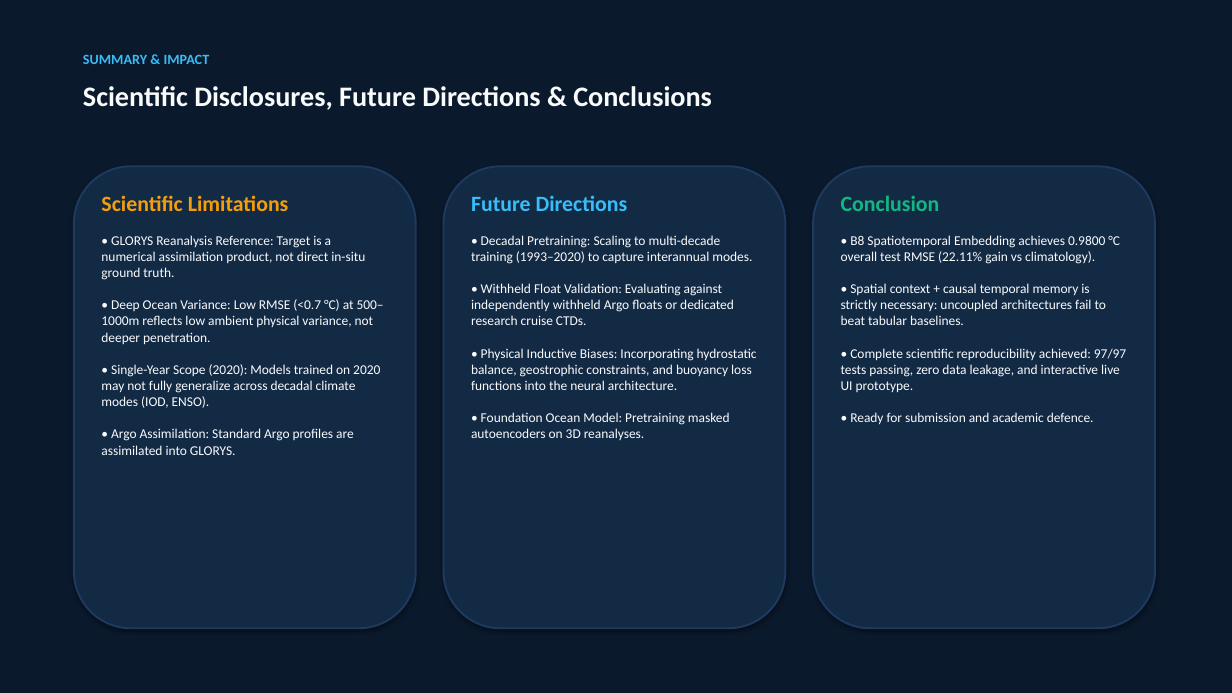
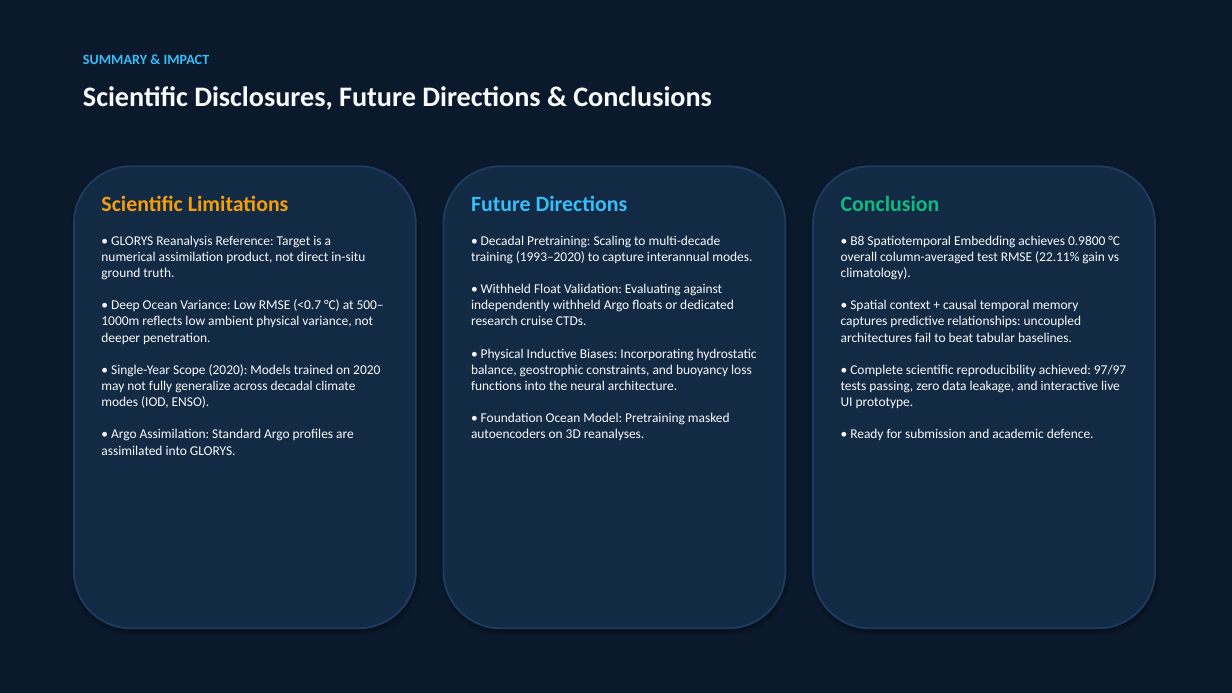
Before and after one commit to neeravjain91-jpg/-Satellite-Embedding, a slide deck: slide 11 of submission/Final_Project_Presentation.pptx. Drawn at 1232x693 pixels with LibreOffice and Linux fonts; fonts in the diff are those of the drawing. Boxes give left, top, right and bottom in pixels: in the first picture for what was removed or moved away, otherwise in the second. Text is boxed around its words. In the diff, an @@ line names an element or a change of style, - is before the commit and + after.

Commit message:
docs: align submission artifacts with authoritative protocol, temporal splits, B2 alpha, and B8 architecture

```diff
--- a/submission/Final_Project_Presentation.pptx
+++ b/submission/Final_Project_Presentation.pptx
@@ text at (x1=841, y1=235, x2=1126, y2=440): text changed @@
-• B8 Spatiotemporal Embedding achieves 0.9800 °C overall test RMSE (22.11% gain vs climatology).
-• Spatial context + causal temporal memory is strictly necessary: uncoupled architectures fail to beat tabular baselines.
-• Complete scientific reproducibility achieved: 97/97 tests passing, zero data leakage, and interactive live UI prototype.
-• Ready for submission and academic defence.
+• B8 Spatiotemporal Embedding achieves 0.9800 °C overall column-averaged test RMSE (22.11% gain vs climatology).
+• Spatial context + causal temporal memory captures predictive relationships: uncoupled architectures fail to beat tabular baselines.
+• Complete scientific reproducibility achieved: 97/97 tests passing, zero data leakage, and interactive live UI prototype.
+• Ready for submission and academic defence.
```
Also in this commit, not shown: 9 other slides changed, 9 other files.
